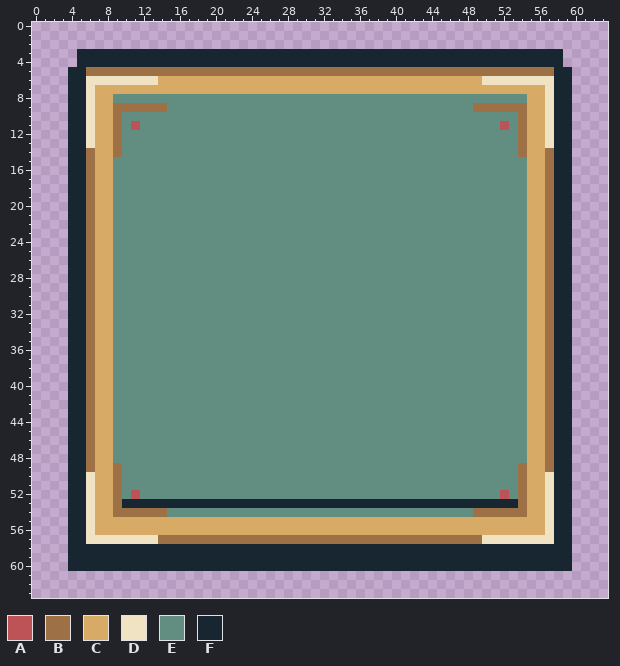
Pixel-art file: art/redraw/ui/primary-hover.aseprite. Above: the version before the commit.
64x64 pixels, 1 frame. Colours within 5 levels of each other are drawn and written as one.
Palette (. is transparent): A #bd5357  B #9d7046  C #d7ab65  D #efe3c3  E #618e80  F #172631
The same view after the edit:
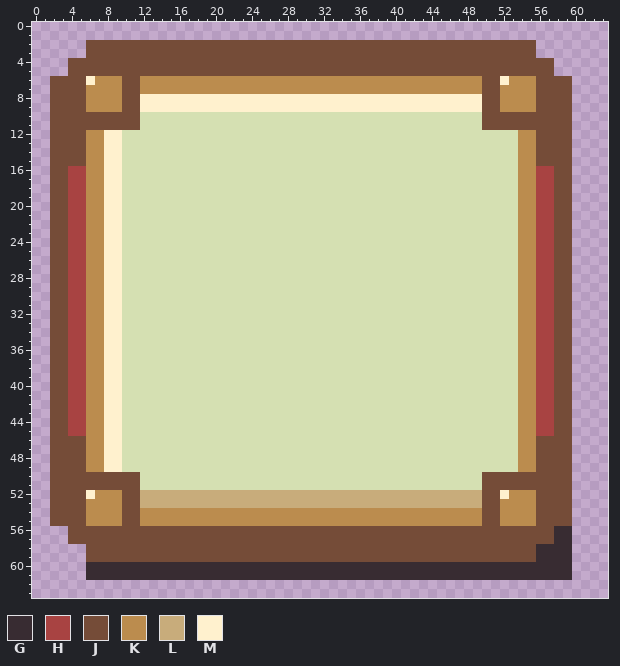
Colours new in this view: G #382c32  H #a84342  J #754c38  K #bb8c4e  L #c8ac7b  M #fff1ce
Author's note on the commit: art: realign startup sample with approved moonlit reference
Difference:
colour E: #618e80 -> #d5e0b2
Changed rows in their new state; - is a pixel that keeps its letter.
Layers "Square corner joinery", "Warm paper and inset rim", "Approved brown timber silhouette":
first column x 2:
 2 ----JJJJJJJJJJJJJJJJJJJJJJJJJJJJJJJJJJJJJJJJJJJJJJJJJJ----
 3 ---.JJJJJJJJJJJJJJJJJJJJJJJJJJJJJJJJJJJJJJJJJJJJJJJJJJ...-
 4 --JJJJJJJJJJJJJJJJJJJJJJJJJJJJJJJJJJJJJJJJJJJJJJJJJJJJJJ.-
 5 --JJJJJJJJJJJJJJJJJJJJJJJJJJJJJJJJJJJJJJJJJJJJJJJJJJJJJJ..
 6 JJJJMKKKJJKKKKKKKKKKKKKKKKKKKKKKKKKKKKKKKKKKKKKKJJMKKKJJJJ
 7 JJJJKKKKJJKKKKKKKKKKKKKKKKKKKKKKKKKKKKKKKKKKKKKKJJKKKKJJJJ
 8 JJJJKKKKJJMMMMMMMMMMMMMMMMMMMMMMMMMMMMMMMMMMMMMMJJKKKKJJJJ
 9 JJJJKKKKJJMMMMMMMMMMMMMMMMMMMMMMMMMMMMMMMMMMMMMMJJKKKKJJJJ
10 JJJJJJJJJJ--------------------------------------JJJJJJJJJJ
11 JJJJJJJJJJ--------------------------------------JJJJJJJJJJ
12 JJJJKKMM--------------------------------------------KKJJJJ
13 JJJJKKMM--------------------------------------------KKJJJJ
14 JJJJKKMM--------------------------------------------KKJJJJ
15 JJJJKKMM--------------------------------------------KKJJJJ
16 JJHHKKMM--------------------------------------------KKHHJJ
17 JJHHKKMM--------------------------------------------KKHHJJ
18 JJHHKKMM--------------------------------------------KKHHJJ
19 JJHHKKMM--------------------------------------------KKHHJJ
20 JJHHKKMM--------------------------------------------KKHHJJ
21 JJHHKKMM--------------------------------------------KKHHJJ
22 JJHHKKMM--------------------------------------------KKHHJJ
23 JJHHKKMM--------------------------------------------KKHHJJ
24 JJHHKKMM--------------------------------------------KKHHJJ
25 JJHHKKMM--------------------------------------------KKHHJJ
26 JJHHKKMM--------------------------------------------KKHHJJ
27 JJHHKKMM--------------------------------------------KKHHJJ
28 JJHHKKMM--------------------------------------------KKHHJJ
29 JJHHKKMM--------------------------------------------KKHHJJ
30 JJHHKKMM--------------------------------------------KKHHJJ
31 JJHHKKMM--------------------------------------------KKHHJJ
32 JJHHKKMM--------------------------------------------KKHHJJ
33 JJHHKKMM--------------------------------------------KKHHJJ
34 JJHHKKMM--------------------------------------------KKHHJJ
35 JJHHKKMM--------------------------------------------KKHHJJ
36 JJHHKKMM--------------------------------------------KKHHJJ
37 JJHHKKMM--------------------------------------------KKHHJJ
38 JJHHKKMM--------------------------------------------KKHHJJ
39 JJHHKKMM--------------------------------------------KKHHJJ
40 JJHHKKMM--------------------------------------------KKHHJJ
41 JJHHKKMM--------------------------------------------KKHHJJ
42 JJHHKKMM--------------------------------------------KKHHJJ
43 JJHHKKMM--------------------------------------------KKHHJJ
44 JJHHKKMM--------------------------------------------KKHHJJ
45 JJHHKKMM--------------------------------------------KKHHJJ
46 JJJJKKMM--------------------------------------------KKJJJJ
47 JJJJKKMM--------------------------------------------KKJJJJ
48 JJJJKKMM--------------------------------------------KKJJJJ
49 JJJJKKMM--------------------------------------------KKJJJJ
50 JJJJJJJJJJ--------------------------------------JJJJJJJJJJ
51 JJJJJJJJJJ--------------------------------------JJJJJJJJJJ
52 JJJJMKKKJJLLLLLLLLLLLLLLLLLLLLLLLLLLLLLLLLLLLLLLJJMKKKJJJJ
53 JJJJKKKKJJLLLLLLLLLLLLLLLLLLLLLLLLLLLLLLLLLLLLLLJJKKKKJJJJ
54 JJJJKKKKJJKKKKKKKKKKKKKKKKKKKKKKKKKKKKKKKKKKKKKKJJKKKKJJJJ
55 JJJJKKKKJJKKKKKKKKKKKKKKKKKKKKKKKKKKKKKKKKKKKKKKJJKKKKJJJJ
56 --JJJJJJJJJJJJJJJJJJJJJJJJJJJJJJJJJJJJJJJJJJJJJJJJJJJJJJGG
57 --JJJJJJJJJJJJJJJJJJJJJJJJJJJJJJJJJJJJJJJJJJJJJJJJJJJJJJGG
58 --..JJJJJJJJJJJJJJJJJJJJJJJJJJJJJJJJJJJJJJJJJJJJJJJJJJGGGG
59 --..JJJJJJJJJJJJJJJJJJJJJJJJJJJJJJJJJJJJJJJJJJJJJJJJJJGGGG
60 --..GGGGGGGGGGGGGGGGGGGGGGGGGGGGGGGGGGGGGGGGGGGGGGGGGGGGGG
61 ----GGGGGGGGGGGGGGGGGGGGGGGGGGGGGGGGGGGGGGGGGGGGGGGGGGGGGG
